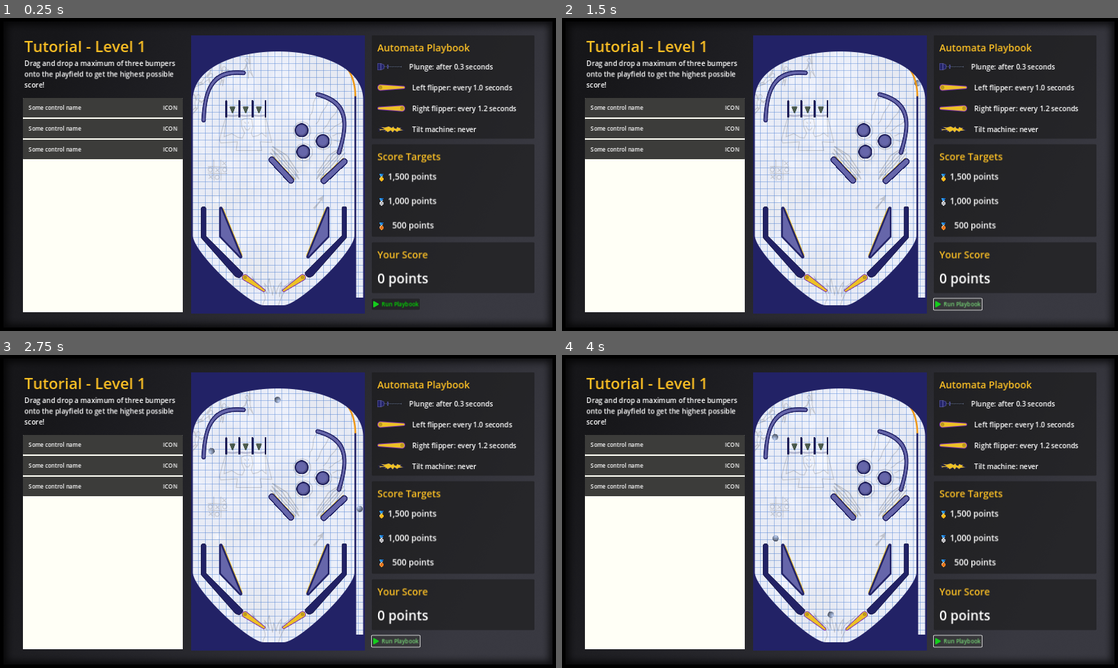
Above: before the commit, frames 1-4 (two rows, left to right).
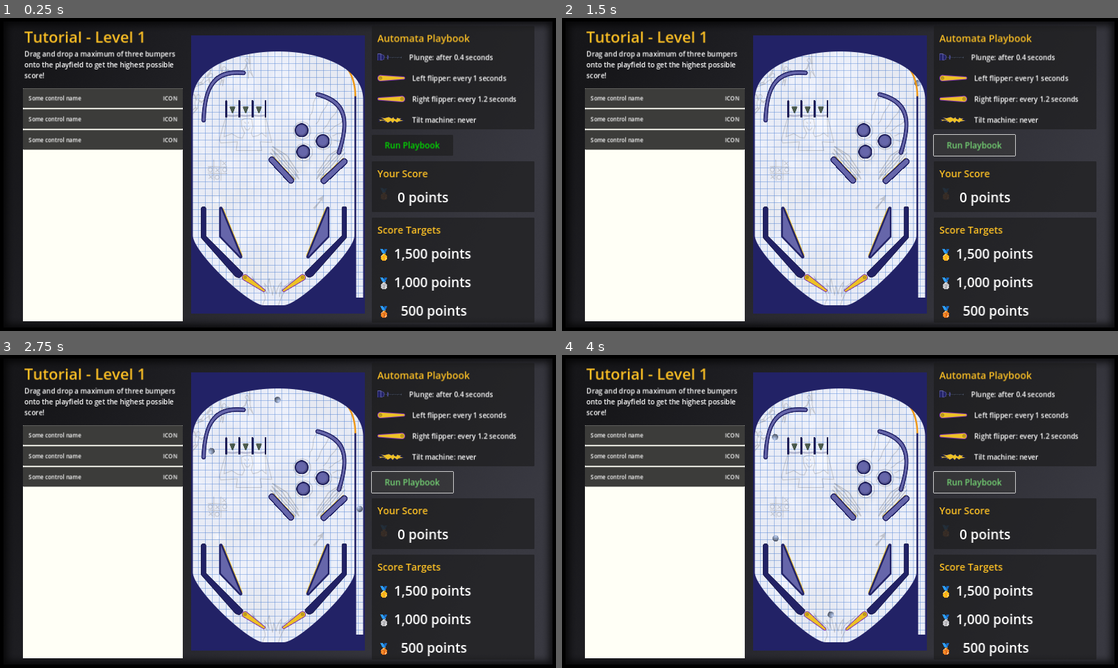
Above: after the commit, the same moments.

Repository: pincrediball/pincrediball
Game: Godot game, scene res://main.tscn
Two runs of this game, one before a commit and one after it. Both use one fixed random seed, a clock stepped at 60 frames per second and the inputs below.
Inputs:
- Up to frame 1 (0.25 s): no input
- Up to frame 2 (1.5 s): click "Run Playbook" at 0.5 s; click "Run Playbook" at 1.25 s
- Up to frame 3 (2.75 s): click "Run Playbook" at 2 s
- Up to frame 4 (4 s): no input

The runs differ from the first frame. In frame 1, 9.7% of the frame differs, in the area x 4-93%, y 4-97%; in frame 2, 9.9%; in frame 3, 9.9%; in frame 4, 9.9%.

Commit message:
Make running the playbook obvious

Diff:
--- a/src/game.gd
+++ b/src/game.gd
@@ -4,9 +4,19 @@
 	1: preload("res://game/tutorial/playbook_level_001.tres"),
 }
 
-var currentLevel: int = 1
+@export var currentLevel: int:
+	get:
+		return currentLevel
+	set(value):
+		currentLevel = value
+		currentLevelPlaybook = playbooksByLevel[currentLevel]
+
+var currentLevelPlaybook: Resource
+
+func _ready():
+	currentLevel = 1
+	%Playbook.playbookResource = currentLevelPlaybook
 
 func _on_button_button_up():
 	Scoring.reset_score()
-	var levelPlaybook = playbooksByLevel[currentLevel]
-	$machine.play(levelPlaybook)
+	%machine.play(currentLevelPlaybook)
--- a/src/game.tscn
+++ b/src/game.tscn
@@ -1,13 +1,12 @@
-[gd_scene load_steps=12 format=3 uid="uid://dkm8htnfe2j7g"]
+[gd_scene load_steps=11 format=3 uid="uid://dkm8htnfe2j7g"]
 
 [ext_resource type="PackedScene" uid="uid://bpseboohqxgou" path="res://game/tutorial/machine.tscn" id="1_b3inv"]
 [ext_resource type="Script" path="res://game.gd" id="1_hdvhs"]
 [ext_resource type="LabelSettings" uid="uid://bmt8337q2eie4" path="res://themes/default/paragraph_label_settings.tres" id="2_ksjyh"]
 [ext_resource type="Texture2D" uid="uid://cop3ke6r1ehak" path="res://art/bg_game_screen.png" id="2_yhopt"]
 [ext_resource type="PackedScene" uid="uid://fmi417501t64" path="res://game/toolbox.tscn" id="3_5lpl1"]
-[ext_resource type="PackedScene" path="res://game/playbook.tscn" id="5_t5wa1"]
+[ext_resource type="PackedScene" uid="uid://cokkri2jg0cfk" path="res://game/playbook.tscn" id="5_t5wa1"]
 [ext_resource type="PackedScene" uid="uid://cb02onpxm2r7x" path="res://game/medals.tscn" id="6_18ytx"]
-[ext_resource type="Texture2D" uid="uid://pmtyabwubb8u" path="res://art/game/run_playbook_button.png" id="7_cys07"]
 [ext_resource type="PackedScene" uid="uid://b7gnqdufk7u88" path="res://game/score.tscn" id="7_ydt4m"]
 
 [sub_resource type="FontVariation" id="FontVariation_2drok"]
@@ -89,11 +88,10 @@
 [node name="Toolbox" parent="CenterContainer/HBoxContainer/LeftSide/LeftSideContent" instance=ExtResource("3_5lpl1")]
 layout_mode = 2
 
-[node name="ColorRect" type="ColorRect" parent="CenterContainer/HBoxContainer"]
+[node name="Placeholder" type="Control" parent="CenterContainer/HBoxContainer"]
 clip_contents = true
 custom_minimum_size = Vector2(500, 800)
 layout_mode = 2
-color = Color(1, 0.976471, 0.768627, 1)
 
 [node name="MarginContainer" type="MarginContainer" parent="CenterContainer/HBoxContainer"]
 custom_minimum_size = Vector2(500, 0)
@@ -106,28 +104,36 @@
 theme_override_constants/separation = 16
 
 [node name="Playbook" parent="CenterContainer/HBoxContainer/MarginContainer/RightSide" instance=ExtResource("5_t5wa1")]
+unique_name_in_owner = true
+layout_mode = 2
+
+[node name="GridContainer" type="GridContainer" parent="CenterContainer/HBoxContainer/MarginContainer/RightSide"]
+custom_minimum_size = Vector2(0, 60)
+layout_mode = 2
+columns = 2
+
+[node name="RunPlaybookButton" type="Button" parent="CenterContainer/HBoxContainer/MarginContainer/RightSide/GridContainer"]
+layout_mode = 2
+size_flags_horizontal = 3
+size_flags_vertical = 3
+theme_override_colors/font_color = Color(0, 0.847059, 0, 1)
+theme_override_colors/font_pressed_color = Color(0.45098, 0.819608, 0.45098, 1)
+theme_override_colors/font_hover_color = Color(0.45098, 0.819608, 0.45098, 1)
+theme_override_colors/font_focus_color = Color(0.486275, 1, 0.454902, 1)
+theme_override_colors/font_hover_pressed_color = Color(0.270588, 0.819608, 0.270588, 1)
+theme_override_font_sizes/font_size = 24
+text = "Run Playbook"
+
+[node name="Score" parent="CenterContainer/HBoxContainer/MarginContainer/RightSide" instance=ExtResource("7_ydt4m")]
+unique_name_in_owner = true
 layout_mode = 2
 
 [node name="Medals" parent="CenterContainer/HBoxContainer/MarginContainer/RightSide" instance=ExtResource("6_18ytx")]
+unique_name_in_owner = true
 layout_mode = 2
 
-[node name="Score" parent="CenterContainer/HBoxContainer/MarginContainer/RightSide" instance=ExtResource("7_ydt4m")]
-layout_mode = 2
-
-[node name="HBoxContainer" type="HBoxContainer" parent="CenterContainer/HBoxContainer/MarginContainer/RightSide"]
-layout_mode = 2
-
-[node name="Button" type="Button" parent="CenterContainer/HBoxContainer/MarginContainer/RightSide/HBoxContainer"]
-layout_mode = 2
-theme_override_colors/font_color = Color(0, 0.847059, 0, 1)
-theme_override_colors/font_pressed_color = Color(0.45098, 0.819608, 0.45098, 1)
-theme_override_colors/font_hover_color = Color(0.45098, 0.819608, 0.45098, 1)
-theme_override_colors/font_hover_pressed_color = Color(0.270588, 0.819608, 0.270588, 1)
-theme_override_constants/h_separation = 8
-text = "Run Playbook"
-icon = ExtResource("7_cys07")
-
 [node name="machine" parent="." instance=ExtResource("1_b3inv")]
+unique_name_in_owner = true
 position = Vector2(550, 50)
 
-[connection signal="button_up" from="CenterContainer/HBoxContainer/MarginContainer/RightSide/HBoxContainer/Button" to="." method="_on_button_button_up"]
+[connection signal="button_up" from="CenterContainer/HBoxContainer/MarginContainer/RightSide/GridContainer/RunPlaybookButton" to="." method="_on_button_button_up"]
--- a/src/game/medals.tscn
+++ b/src/game/medals.tscn
@@ -1,15 +1,10 @@
-[gd_scene load_steps=4 format=3 uid="uid://cb02onpxm2r7x"]
+[gd_scene load_steps=3 format=3 uid="uid://cb02onpxm2r7x"]
+
+[ext_resource type="LabelSettings" uid="uid://v1wcljtmj368" path="res://game/score_points_label.tres" id="1_3x1qd"]
 
 [sub_resource type="LabelSettings" id="LabelSettings_5f13i"]
 font_size = 28
 font_color = Color(0.984314, 0.74902, 0.141176, 1)
-
-[sub_resource type="SystemFont" id="SystemFont_udtgw"]
-font_names = PackedStringArray("Consolas", "Courier New")
-
-[sub_resource type="LabelSettings" id="LabelSettings_ummww"]
-font = SubResource("SystemFont_udtgw")
-font_size = 24
 
 [node name="Medals" type="PanelContainer"]
 
@@ -33,33 +28,33 @@
 theme_override_constants/margin_left = 16
 theme_override_constants/margin_top = 16
 theme_override_constants/margin_right = 16
-theme_override_constants/margin_bottom = 16
+theme_override_constants/margin_bottom = 8
 
 [node name="Label" type="Label" parent="VBoxContainer/MarginContainer"]
 layout_mode = 2
 text = "🥇 1,500 points"
-label_settings = SubResource("LabelSettings_ummww")
+label_settings = ExtResource("1_3x1qd")
 
 [node name="MarginContainer2" type="MarginContainer" parent="VBoxContainer"]
 layout_mode = 2
 theme_override_constants/margin_left = 16
 theme_override_constants/margin_top = 16
 theme_override_constants/margin_right = 16
-theme_override_constants/margin_bottom = 16
+theme_override_constants/margin_bottom = 8
 
 [node name="Label" type="Label" parent="VBoxContainer/MarginContainer2"]
 layout_mode = 2
 text = "🥈 1,000 points"
-label_settings = SubResource("LabelSettings_ummww")
+label_settings = ExtResource("1_3x1qd")
 
 [node name="MarginContainer3" type="MarginContainer" parent="VBoxContainer"]
 layout_mode = 2
 theme_override_constants/margin_left = 16
 theme_override_constants/margin_top = 16
 theme_override_constants/margin_right = 16
-theme_override_constants/margin_bottom = 16
+theme_override_constants/margin_bottom = 8
 
 [node name="Label" type="Label" parent="VBoxContainer/MarginContainer3"]
 layout_mode = 2
 text = "🥉   500 points"
-label_settings = SubResource("LabelSettings_ummww")
+label_settings = ExtResource("1_3x1qd")
--- /dev/null
+++ b/src/game/playbook.gd
@@ -0,0 +1,12 @@
+extends PanelContainer
+
+@export var playbookResource: Resource:
+	get:
+		return playbookResource
+	set(value):
+		playbookResource = value
+		if value:
+			%LabelPlungeDelay.text = "Plunge: after %s seconds" % value.plunge_delay
+			%LabelLeftFlipperInterval.text = "Left flipper: every %s seconds" % value.flipper_left_interval
+			%LabelRightFlipperInterval.text = "Right flipper: every %s seconds" % value.flipper_right_interval
+			%LabelTiltTimings.text = "Tilt machine: never"
--- a/src/game/playbook.tscn
+++ b/src/game/playbook.tscn
@@ -1,5 +1,6 @@
-[gd_scene load_steps=6 format=3]
+[gd_scene load_steps=7 format=3 uid="uid://cokkri2jg0cfk"]
 
+[ext_resource type="Script" path="res://game/playbook.gd" id="1_kolcx"]
 [ext_resource type="Texture2D" uid="uid://cyexvvfl6ervy" path="res://art/game/plunger_icon.png" id="1_mkqa7"]
 [ext_resource type="LabelSettings" uid="uid://bmt8337q2eie4" path="res://themes/default/paragraph_label_settings.tres" id="2_7nqg1"]
 [ext_resource type="Texture2D" uid="uid://gob458i4oe0x" path="res://art/game/flipper.png" id="3_xlenw"]
@@ -10,6 +11,7 @@
 font_color = Color(0.984314, 0.74902, 0.141176, 1)
 
 [node name="Playbook" type="PanelContainer"]
+script = ExtResource("1_kolcx")
 
 [node name="VBoxContainer" type="VBoxContainer" parent="."]
 layout_mode = 2
@@ -22,7 +24,10 @@
 theme_override_constants/margin_right = 16
 theme_override_constants/margin_bottom = 0
 
-[node name="Label" type="Label" parent="VBoxContainer/MarginContainer"]
+[node name="VFlowContainer" type="VFlowContainer" parent="VBoxContainer/MarginContainer"]
+layout_mode = 2
+
+[node name="Label" type="Label" parent="VBoxContainer/MarginContainer/VFlowContainer"]
 layout_mode = 2
 text = "Automata Playbook"
 label_settings = SubResource("LabelSettings_rj0p8")
@@ -30,58 +35,60 @@
 [node name="HBoxContainer" type="HBoxContainer" parent="VBoxContainer"]
 layout_mode = 2
 
-[node name="MarginContainer" type="MarginContainer" parent="VBoxContainer/HBoxContainer"]
+[node name="MarginContainer1" type="MarginContainer" parent="VBoxContainer/HBoxContainer"]
 layout_mode = 2
 theme_override_constants/margin_left = 16
 theme_override_constants/margin_top = 16
 theme_override_constants/margin_right = 16
 theme_override_constants/margin_bottom = 16
 
-[node name="TextureRect" type="TextureRect" parent="VBoxContainer/HBoxContainer/MarginContainer"]
+[node name="TextureRect" type="TextureRect" parent="VBoxContainer/HBoxContainer/MarginContainer1"]
 layout_mode = 2
 texture = ExtResource("1_mkqa7")
 
 [node name="MarginContainer2" type="MarginContainer" parent="VBoxContainer/HBoxContainer"]
 layout_mode = 2
 
-[node name="Label" type="Label" parent="VBoxContainer/HBoxContainer/MarginContainer2"]
+[node name="LabelPlungeDelay" type="Label" parent="VBoxContainer/HBoxContainer/MarginContainer2"]
+unique_name_in_owner = true
 layout_mode = 2
-text = "Plunge: after 0.3 seconds"
+text = "Plunge: after X seconds"
 label_settings = ExtResource("2_7nqg1")
 
 [node name="HBoxContainer4" type="HBoxContainer" parent="VBoxContainer"]
 layout_mode = 2
 
-[node name="MarginContainer" type="MarginContainer" parent="VBoxContainer/HBoxContainer4"]
+[node name="MarginContainer1" type="MarginContainer" parent="VBoxContainer/HBoxContainer4"]
 layout_mode = 2
 theme_override_constants/margin_left = 16
 theme_override_constants/margin_top = 16
 theme_override_constants/margin_right = 16
 theme_override_constants/margin_bottom = 16
 
-[node name="TextureRect" type="TextureRect" parent="VBoxContainer/HBoxContainer4/MarginContainer"]
+[node name="TextureRect" type="TextureRect" parent="VBoxContainer/HBoxContainer4/MarginContainer1"]
 layout_mode = 2
 texture = ExtResource("3_xlenw")
 
 [node name="MarginContainer2" type="MarginContainer" parent="VBoxContainer/HBoxContainer4"]
 layout_mode = 2
 
-[node name="Label" type="Label" parent="VBoxContainer/HBoxContainer4/MarginContainer2"]
+[node name="LabelLeftFlipperInterval" type="Label" parent="VBoxContainer/HBoxContainer4/MarginContainer2"]
+unique_name_in_owner = true
 layout_mode = 2
-text = "Left flipper: every 1.0 seconds"
+text = "Left flipper: every Y seconds"
 label_settings = ExtResource("2_7nqg1")
 
 [node name="HBoxContainer2" type="HBoxContainer" parent="VBoxContainer"]
 layout_mode = 2
 
-[node name="MarginContainer" type="MarginContainer" parent="VBoxContainer/HBoxContainer2"]
+[node name="MarginContainer1" type="MarginContainer" parent="VBoxContainer/HBoxContainer2"]
 layout_mode = 2
 theme_override_constants/margin_left = 16
 theme_override_constants/margin_top = 16
 theme_override_constants/margin_right = 16
 theme_override_constants/margin_bottom = 16
 
-[node name="TextureRect" type="TextureRect" parent="VBoxContainer/HBoxContainer2/MarginContainer"]
+[node name="TextureRect" type="TextureRect" parent="VBoxContainer/HBoxContainer2/MarginContainer1"]
 layout_mode = 2
 texture = ExtResource("3_xlenw")
 flip_h = true
@@ -89,23 +96,24 @@
 [node name="MarginContainer2" type="MarginContainer" parent="VBoxContainer/HBoxContainer2"]
 layout_mode = 2
 
-[node name="Label" type="Label" parent="VBoxContainer/HBoxContainer2/MarginContainer2"]
+[node name="LabelRightFlipperInterval" type="Label" parent="VBoxContainer/HBoxContainer2/MarginContainer2"]
+unique_name_in_owner = true
 layout_mode = 2
-text = "Right flipper: every 1.2 seconds
+text = "Right flipper: every Z seconds
 "
 label_settings = ExtResource("2_7nqg1")
 
 [node name="HBoxContainer3" type="HBoxContainer" parent="VBoxContainer"]
 layout_mode = 2
 
-[node name="MarginContainer" type="MarginContainer" parent="VBoxContainer/HBoxContainer3"]
+[node name="MarginContainer1" type="MarginContainer" parent="VBoxContainer/HBoxContainer3"]
 layout_mode = 2
 theme_override_constants/margin_left = 16
 theme_override_constants/margin_top = 16
 theme_override_constants/margin_right = 16
 theme_override_constants/margin_bottom = 16
 
-[node name="TextureRect" type="TextureRect" parent="VBoxContainer/HBoxContainer3/MarginContainer"]
+[node name="TextureRect" type="TextureRect" parent="VBoxContainer/HBoxContainer3/MarginContainer1"]
 layout_mode = 2
 texture = ExtResource("4_lbtrl")
 flip_h = true
@@ -113,7 +121,8 @@
 [node name="MarginContainer2" type="MarginContainer" parent="VBoxContainer/HBoxContainer3"]
 layout_mode = 2
 
-[node name="Label" type="Label" parent="VBoxContainer/HBoxContainer3/MarginContainer2"]
+[node name="LabelTiltTimings" type="Label" parent="VBoxContainer/HBoxContainer3/MarginContainer2"]
+unique_name_in_owner = true
 layout_mode = 2
 text = "Tilt machine: never
 "
--- a/src/game/score.gd
+++ b/src/game/score.gd
@@ -4,7 +4,7 @@
 	Scoring.score_changed.connect(_on_score_changed)
 
 func _on_score_changed(_from: int, to: int):
-	$VBoxContainer/MarginContainer2/ScoreLabel.text = "%s points" % format_score(to)
+	%ScoreLabel.text = "%s points" % format_score(to)
 
 # Whelp! GDScript doesn't have much formatting, does it? Apparently we
 # have to write this stuff ourselves? Also no StringBuilder or similar
--- a/src/game/score.tscn
+++ b/src/game/score.tscn
@@ -1,18 +1,11 @@
-[gd_scene load_steps=5 format=3 uid="uid://b7gnqdufk7u88"]
+[gd_scene load_steps=4 format=3 uid="uid://b7gnqdufk7u88"]
 
 [ext_resource type="Script" path="res://game/score.gd" id="1_dmxya"]
+[ext_resource type="LabelSettings" uid="uid://v1wcljtmj368" path="res://game/score_points_label.tres" id="2_rq23l"]
 
 [sub_resource type="LabelSettings" id="LabelSettings_5rvfl"]
 font_size = 28
 font_color = Color(0.984314, 0.74902, 0.141176, 1)
-
-[sub_resource type="SystemFont" id="SystemFont_birc7"]
-font_names = PackedStringArray("Consolas", "Courier New")
-subpixel_positioning = 0
-
-[sub_resource type="LabelSettings" id="LabelSettings_o35pc"]
-font = SubResource("SystemFont_birc7")
-font_size = 38
 
 [node name="Score" type="PanelContainer"]
 script = ExtResource("1_dmxya")
@@ -39,7 +32,18 @@
 theme_override_constants/margin_right = 16
 theme_override_constants/margin_bottom = 16
 
-[node name="ScoreLabel" type="Label" parent="VBoxContainer/MarginContainer2"]
+[node name="HBoxContainer" type="HBoxContainer" parent="VBoxContainer/MarginContainer2"]
+layout_mode = 2
+theme_override_constants/separation = 20
+
+[node name="MedalLabel" type="Label" parent="VBoxContainer/MarginContainer2/HBoxContainer"]
+modulate = Color(1, 1, 1, 0.0980392)
+layout_mode = 2
+text = "🥉"
+label_settings = ExtResource("2_rq23l")
+
+[node name="ScoreLabel" type="Label" parent="VBoxContainer/MarginContainer2/HBoxContainer"]
+unique_name_in_owner = true
 layout_mode = 2
 text = "0 points"
-label_settings = SubResource("LabelSettings_o35pc")
+label_settings = ExtResource("2_rq23l")
--- /dev/null
+++ b/src/game/score_points_label.tres
@@ -0,0 +1,9 @@
+[gd_resource type="LabelSettings" load_steps=2 format=3 uid="uid://v1wcljtmj368"]
+
+[sub_resource type="SystemFont" id="SystemFont_birc7"]
+font_names = PackedStringArray("Consolas", "Courier New")
+subpixel_positioning = 0
+
+[resource]
+font = SubResource("SystemFont_birc7")
+font_size = 38
